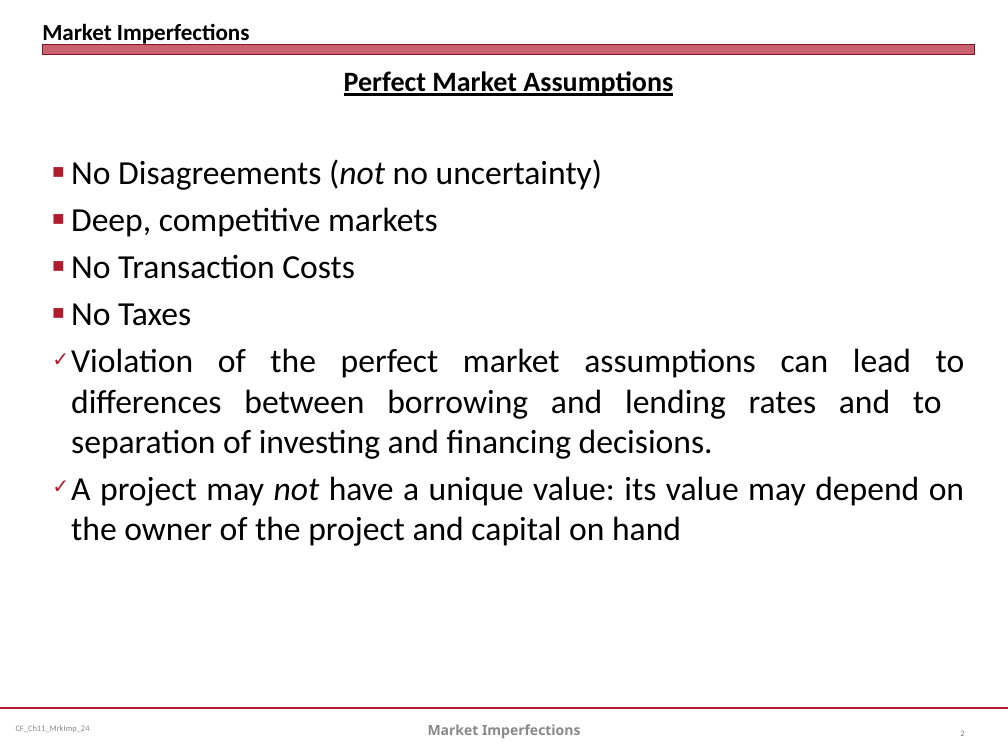
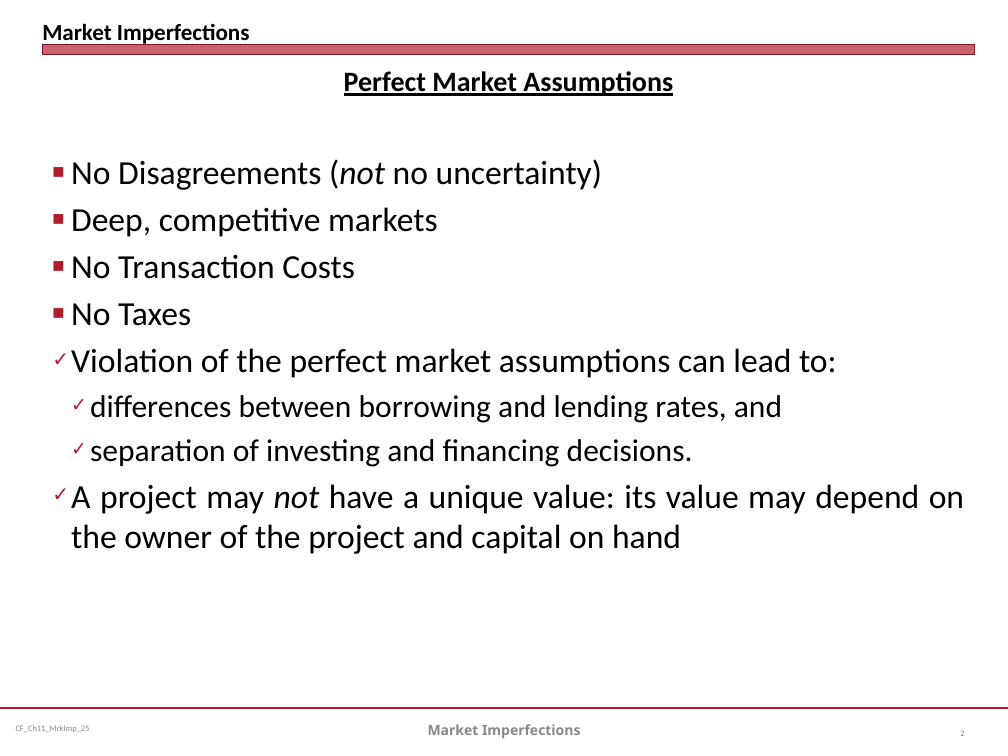
Before and after one commit to jmc877/Corporate-Finance, a slide deck: slide 2 of slides/CF_Ch11_MrkImp_24.pptx. Drawn at 1008x756 pixels with LibreOffice and Linux fonts; fonts in the diff are those of the drawing. Boxes give left, top, right and bottom in pixels: in the first picture for what was removed or moved away, otherwise in the second. Text is boxed around its words. In the diff, an @@ line names an element or a change of style, - is before the commit and + after.

```diff
--- a/slides/CF_Ch11_MrkImp_24.pptx
+++ b/slides/CF_Ch11_MrkImp_24.pptx
@@ text at (x1=71, y1=348, x2=837, y2=467): text changed; size 24 to 22.5 pt @@
-✓ Violation of the perfect market assumptions can lead to differences between borrowing and lending rates and to separation of investing and financing decisions.
+✓ Violation of the perfect market assumptions can lead to:
+  ✓ differences between borrowing and lending rates, and
+  ✓ separation of investing and financing decisions.
```
Also in this commit, not shown: 23 other slides changed, 3 other files.
